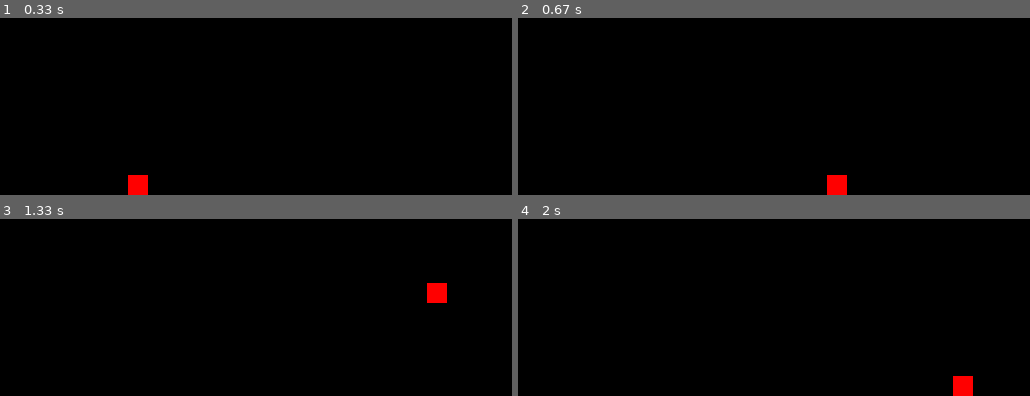
Above: before the commit, frames 1-4 (two rows, left to right).
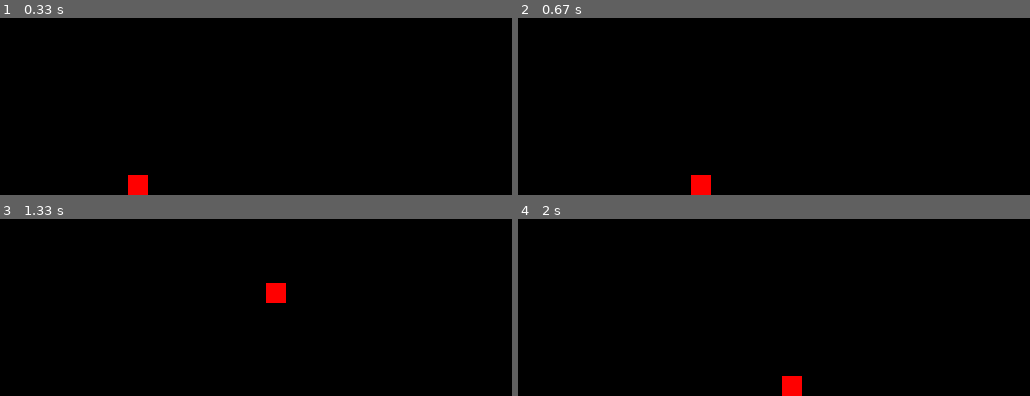
Above: after the commit, the same moments.

Repository: FantasticTuesday/magpi-pygame-fixes
Game: pygame game, started from keyboard.py
Two runs of this game, one before a commit and one after it. Both use one fixed random seed, a clock stepped at 60 frames per second and the inputs below.
Inputs:
- Up to frame 1 (0.33 s): no input
- Up to frame 2 (0.67 s): hold Right from 0.33 s (still down)
- Up to frame 3 (1.33 s): release Right at 0.8 s; hold Up 0.83-1.13 s; hold Right from 1.17 s (still down)
- Up to frame 4 (2 s): release Right at 1.63 s; hold Left from 1.67 s (still down)

Frame 1 is identical in both runs. In frame 2, 0.9% of the frame differs, in the area x 33-65%, y 88-100%; in frame 3, 0.9%; in frame 4, 0.9%.

Commit message:
Fixed discrepancy in right/left movement behaviour
'Acceleration' is applied every game cycle, irrespective of whether objects are actually in motion. If the playerXV variable is not set to zero initially or after ceasing movement, then this variable rapidly increases to the maximum allowed speed. The original code would set playerXV to 1.0 (==maxSpeed). The result is that movement in the positive X direction would instantaneously commence at maximum speed.

Diff:
--- a/keyboard.py
+++ b/keyboard.py
@@ -16,7 +16,7 @@
 playerSize = 20
 playerX = (windowWidth / 2) - (playerSize / 2)
 playerY = windowHeight - playerSize
-playerVX = 1.0
+playerVX = 0.0
 playerVY = 0.0
 jumpHeight = 25.0
 moveSpeed = 1.0
@@ -35,7 +35,7 @@
 	# Move left
 	if leftDown:
 		#If we're already moving to the right, reset the moving speed and invert the direction
-		if playerVX > 0.0:
+		if playerVX >= 0.0:
 			playerVX = moveSpeed
 			playerVX = -playerVX
 		# Make sure our square doesn't leave our window to the left
@@ -45,7 +45,7 @@
 	# Move right
 	if rightDown:
 		# If we're already moving to the left reset the moving speed again
-		if playerVX < 0.0:
+		if playerVX <= 0.0:
 			playerVX = moveSpeed
 		# Make sure our square doesn't leave our window to the right
 		if playerX + playerSize < windowWidth:
@@ -101,10 +101,10 @@
 		if event.type == pygame.KEYUP:
 			if event.key == pygame.K_LEFT:
 				leftDown = False
-				playerVX = moveSpeed
+				playerVX = 0.0
 			if event.key == pygame.K_RIGHT:
 				rightDown = False
-				playerVX = moveSpeed
+				playerVX = 0.0
 
 		if event.type == GAME_GLOBALS.QUIT:
 			quitGame()
